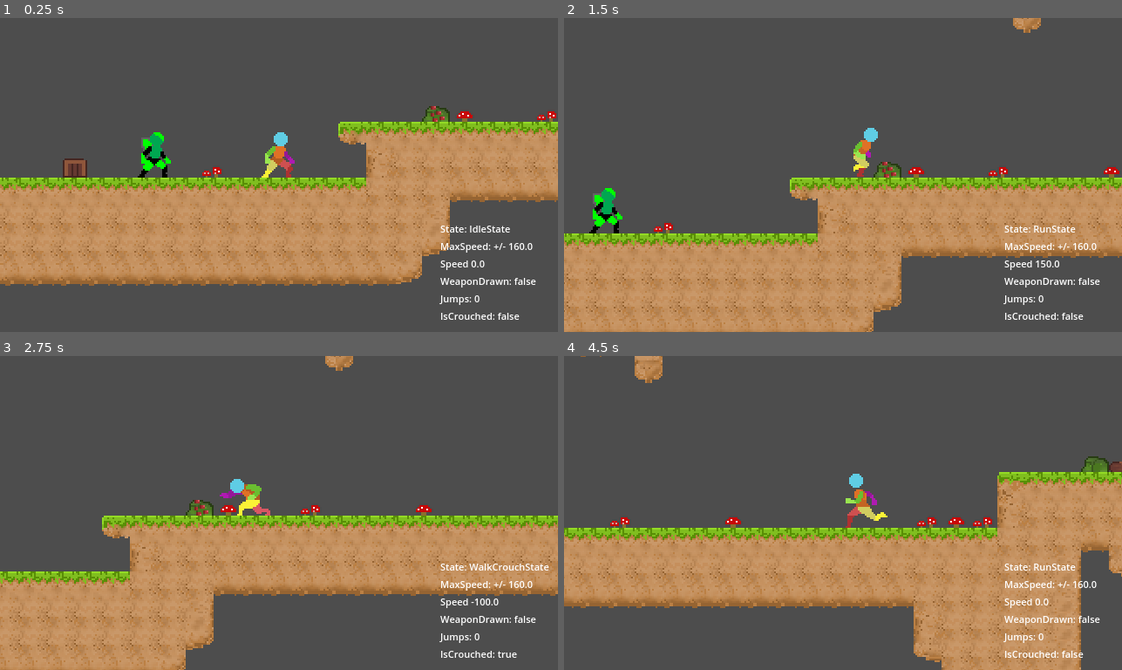
Above: before the commit, frames 1-4 (two rows, left to right).
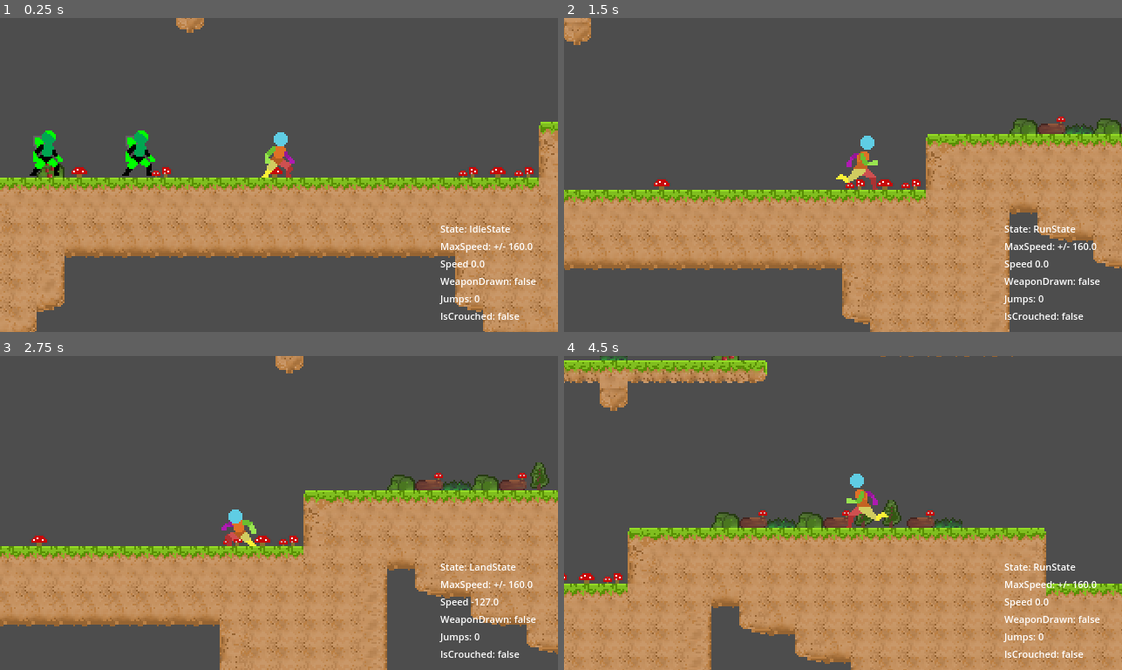
Above: after the commit, the same moments.

Repository: deanblackborough/godot-platformer
Game: Godot game, scene res://Game/Game.tscn
Two runs of this game, one before a commit and one after it. Both use one fixed random seed, a clock stepped at 60 frames per second and the inputs below.
Inputs:
- Up to frame 1 (0.25 s): no input
- Up to frame 2 (1.5 s): hold D (moveRight) from 0.53 s (still down); tap F (attackJab) at 0.6 s; tap Space (jump) at 0.77 s; tap R (attackOverhead) at 1.35 s
- Up to frame 3 (2.75 s): tap Space (jump) at 1.52 s; release D (moveRight) at 2.03 s; hold A (moveLeft) from 2.03 s (still down); tap C (crouch) at 2.1 s
- Up to frame 4 (4.5 s): release A (moveLeft) at 2.78 s; hold D (moveRight) 2.78-4.28 s; tap G (toggleWeapon) at 2.85 s; tap Space (jump) at 3.02, 3.77 s; tap F (attackJab) at 3.6 s; hold A (moveLeft) from 4.28 s (still down); tap R (attackOverhead) at 4.35 s

The runs differ from the first frame. In frame 1, 29% of the frame differs, in the area x 0-100%, y 0-100%; in frame 2, 38%; in frame 3, 33%; in frame 4, 31%.

Commit message:
Can dispatch enemies

Diff:
--- a/Core/Combat/HitBox.gd
+++ b/Core/Combat/HitBox.gd
@@ -11,6 +11,7 @@
 
 var active: bool = false
 var initial_transform: Transform2D
+var already_hit := {}
 
 func _ready():
 	for shape in get_children():
@@ -19,12 +20,14 @@
 
 	initial_transform = transform
 	disable()
+	connect("area_entered", Callable(self, "on_area_entered"))
 
 func disable():
 	active = false
 	monitoring = false
 	for shape in collision_shapes:
 		shape.disabled = true
+	already_hit.clear()
 
 func set_active(_on: bool):
 	if active == _on:
@@ -39,6 +42,7 @@
 	if _on:
 		emit_signal("activated")
 	else:
+		already_hit.clear()
 		emit_signal("deactivated")
 		call_deferred("reset_pose")
 
@@ -47,3 +51,18 @@
 
 func reset_pose():
 	transform = initial_transform
+
+func on_area_entered(area: Area2D) -> void:
+	if not active:
+		return
+
+	if not area or not area.has_method("hit"):
+		return
+
+	var id := area.get_instance_id()
+	if already_hit.has(id):
+		return
+
+	already_hit[id] = true
+
+	area.hit(null, self)
--- /dev/null
+++ b/Core/Combat/Hurtbox.gd
@@ -0,0 +1,11 @@
+# res://Core/Combat/Hurtbox.gd
+
+extends Area2D
+
+class_name Hurtbox
+
+func hit(_damage, _damaged_by) -> void:
+	var enemy_root := get_parent()
+
+	if is_instance_valid(enemy_root):
+		enemy_root.queue_free()
--- a/Game/Enemies/Zombie.tscn
+++ b/Game/Enemies/Zombie.tscn
@@ -1,10 +1,11 @@
-[gd_scene load_steps=7 format=3 uid="uid://b0ayty3miaoai"]
+[gd_scene load_steps=9 format=3 uid="uid://b0ayty3miaoai"]
 
 [ext_resource type="Script" uid="uid://dn1f7ddspeqmm" path="res://Game/Enemies/Zombie.gd" id="1_ebmny"]
 [ext_resource type="Texture2D" uid="uid://b5jmmm473d5wi" path="res://Resources/Enemies/Animations/Zombie-Idle.png" id="1_ed6m7"]
+[ext_resource type="Script" uid="uid://c7w17j8di7n04" path="res://Core/Combat/Hurtbox.gd" id="3_mew3y"]
 
 [sub_resource type="RectangleShape2D" id="RectangleShape2D_ebmny"]
-size = Vector2(16, 24)
+size = Vector2(13, 22)
 
 [sub_resource type="Animation" id="Animation_axucf"]
 length = 0.001
@@ -117,13 +118,16 @@
 &"idle": SubResource("Animation_mew3y")
 }
 
+[sub_resource type="RectangleShape2D" id="RectangleShape2D_mew3y"]
+size = Vector2(13, 23)
+
 [node name="Zombie" type="CharacterBody2D"]
 collision_layer = 2
 collision_mask = 4
 script = ExtResource("1_ebmny")
 
 [node name="CollisionShape2D" type="CollisionShape2D" parent="."]
-position = Vector2(0, -12)
+position = Vector2(-0.5, -11)
 shape = SubResource("RectangleShape2D_ebmny")
 
 [node name="Visual" type="Node2D" parent="."]
@@ -137,3 +141,12 @@
 libraries = {
 &"": SubResource("AnimationLibrary_1y3fc")
 }
+
+[node name="HurtBox" type="Area2D" parent="."]
+collision_layer = 2
+collision_mask = 8
+script = ExtResource("3_mew3y")
+
+[node name="CollisionShape2D" type="CollisionShape2D" parent="HurtBox"]
+position = Vector2(-0.5, -11.5)
+shape = SubResource("RectangleShape2D_mew3y")
--- a/Game/Game.tscn
+++ b/Game/Game.tscn
@@ -6,6 +6,6 @@
 [node name="Game" type="Node2D"]
 
 [node name="Player" parent="." instance=ExtResource("2_cpr0p")]
-position = Vector2(254, 303)
+position = Vector2(475, 271)
 
 [node name="Level" parent="." instance=ExtResource("2_gl6un")]
--- a/Game/World/Levels/Level.tscn
+++ b/Game/World/Levels/Level.tscn
@@ -13,4 +13,19 @@
 tile_map_data = PackedByteArray("AAADABIAAAAAAAEAAAD+/xIAAAAAAAEAAAAVABAAAAAAAAEAAAAWABAAAAACAAAAAAAPAAgAAAAAAAEAAAATAA …(1152 unchanged characters)…
 
 [node name="Zombie" parent="." instance=ExtResource("3_nxvvs")]
-position = Vector2(183, 304)
+position = Vector2(177, 303)
+
+[node name="Zombie2" parent="." instance=ExtResource("3_nxvvs")]
+position = Vector2(245, 304)
+
+[node name="Zombie3" parent="." instance=ExtResource("3_nxvvs")]
+position = Vector2(342, 271)
+
+[node name="Zombie4" parent="." instance=ExtResource("3_nxvvs")]
+position = Vector2(395, 271)
+
+[node name="Zombie5" parent="." instance=ExtResource("3_nxvvs")]
+position = Vector2(-3, 303)
+
+[node name="Zombie6" parent="." instance=ExtResource("3_nxvvs")]
+position = Vector2(74, 304)
Not shown, added: Core/Combat/Hurtbox.gd.uid
